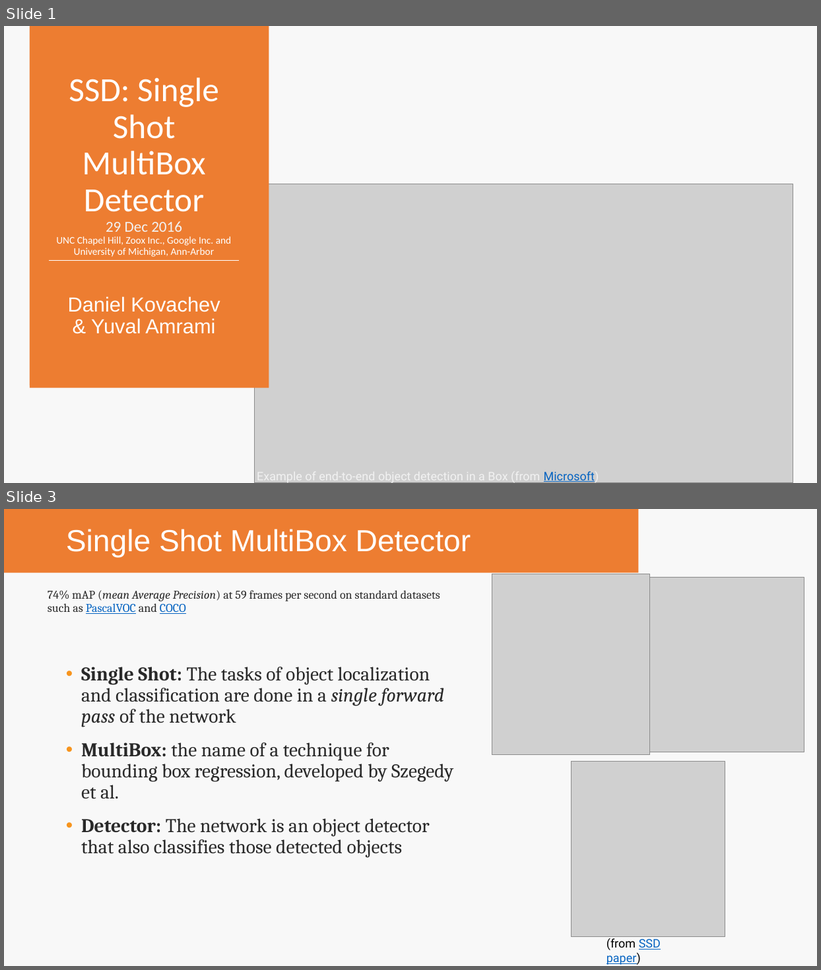
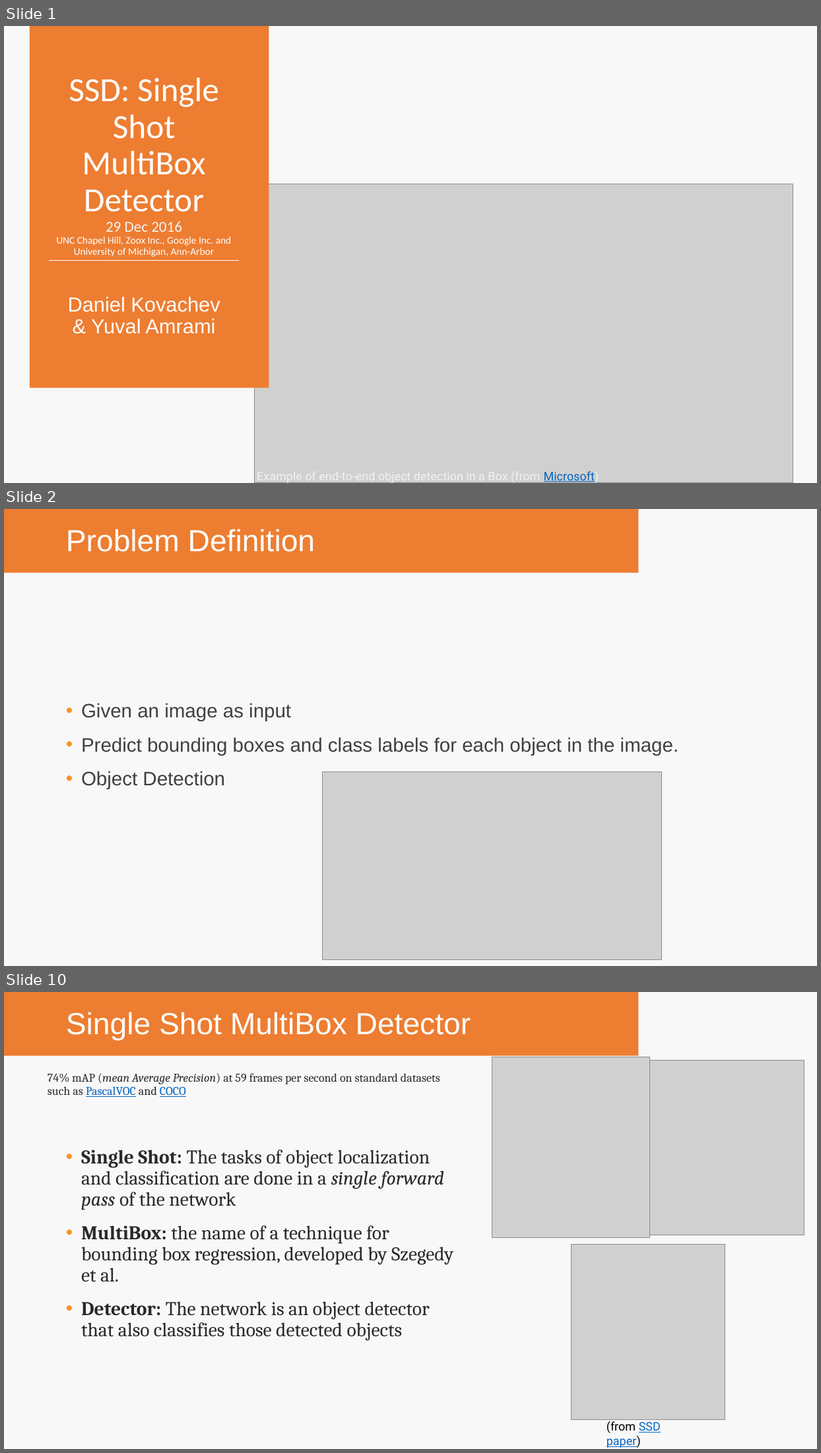
Before and after one commit to YuvalAmrami/DeepLearningEx2, a slide deck: presentation/מצגת מטמפלייט.pptx. Shown one above the other, each under a label of ours: slides 1 and 3 before the commit, slides 1, 2 and 10 after it; the slides between them are not shown. The pictures are 821x970 and 821x1453 pixels, drawn with LibreOffice and Linux fonts; fonts in the diff are those of the drawing; grey boxes stand for pictures; background and template pictures are left out. Boxes give left, top, right and bottom in pixels: in the first picture for what was removed or moved away, otherwise in the second. Text is boxed around its words. In the diff, an @@ line names an element or a change of style, - is before the commit and + after.

```diff
--- a/presentation/מצגת מטמפלייט.pptx
+++ b/presentation/מצגת מטמפלייט.pptx
@@ slide 2 added at [4, 509, 817, 966], background #F8F8F8; not listed: 1 template element that a slide beside it also shows @@
@@ title added at [66, 529, 315, 552], 36 pt, text #FFFFFF @@
+Problem Definition
@@ text added at [81, 703, 679, 789], 23 pt, text #404040 @@
+• Given an image as input
+• Predict bounding boxes and class labels for each object in the image.
+• Object Detection
@@ picture added at [322, 772, 661, 960] @@
@@ what was slide 3 is now slide 10 @@
```
Also in this commit, not shown: 1 slide changed, 6 other slides added, 1 other file.
